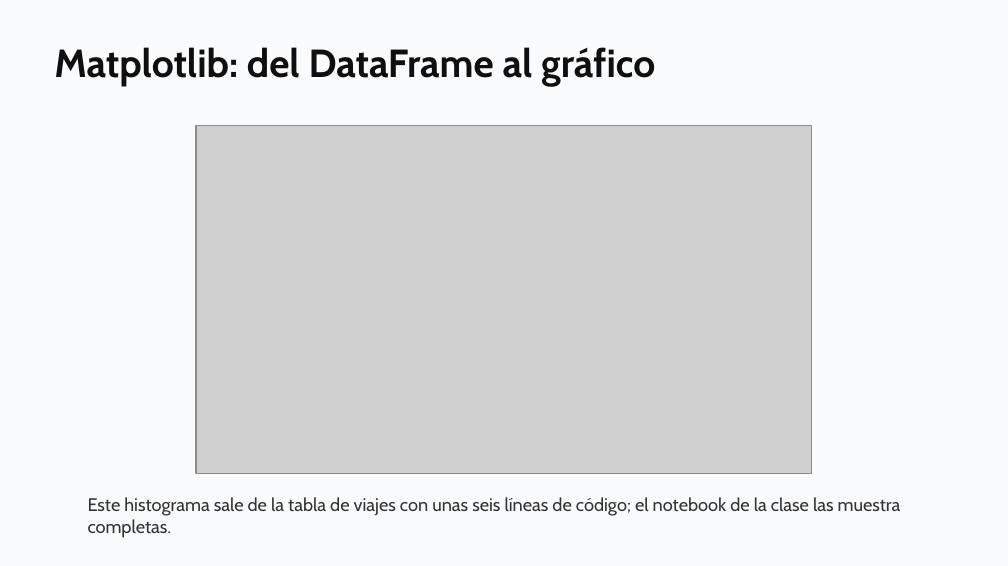
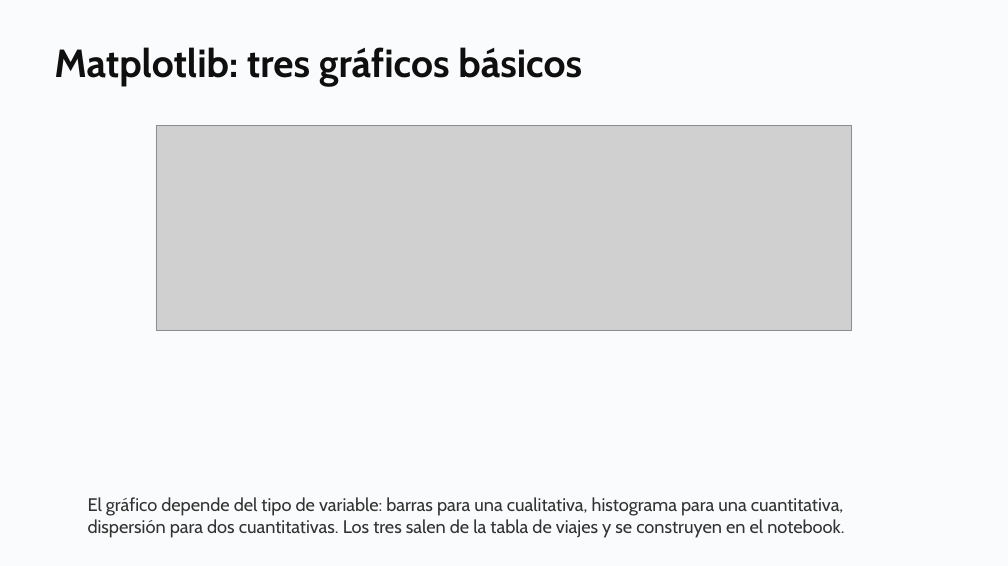
Before and after one commit to daniopitz/diplomado-cdd, a slide deck: slide 24 of presentaciones/clase01_fundamentos_ecosistema.pptx. Drawn at 1008x566 pixels with LibreOffice and Linux fonts; fonts in the diff are those of the drawing; grey boxes stand for pictures. Boxes give left, top, right and bottom in pixels: in the first picture for what was removed or moved away, otherwise in the second. Text is boxed around its words. In the diff, an @@ line names an element or a change of style, - is before the commit and + after.

```diff
--- a/presentaciones/clase01_fundamentos_ecosistema.pptx
+++ b/presentaciones/clase01_fundamentos_ecosistema.pptx
@@ text at box(54, 47, 582, 87): text changed @@
-Matplotlib: del DataFrame al gráfico
+Matplotlib: tres gráficos básicos
@@ picture: place and size @@
-picture at box(196, 126, 811, 474)
+picture at box(156, 126, 852, 331)
@@ text at box(88, 497, 844, 538): text changed @@
-Este histograma sale de la tabla de viajes con unas seis líneas de código; el notebook de la clase las muestra completas.
+El gráfico depende del tipo de variable: barras para una cualitativa, histograma para una cuantitativa, dispersión para dos cuantitativas. Los tres salen de la tabla de viajes y se construyen en el notebook.
```
Also in this commit, not shown: 1 other slide changed, 1 slide added, 1 slide removed, 6 other files.
